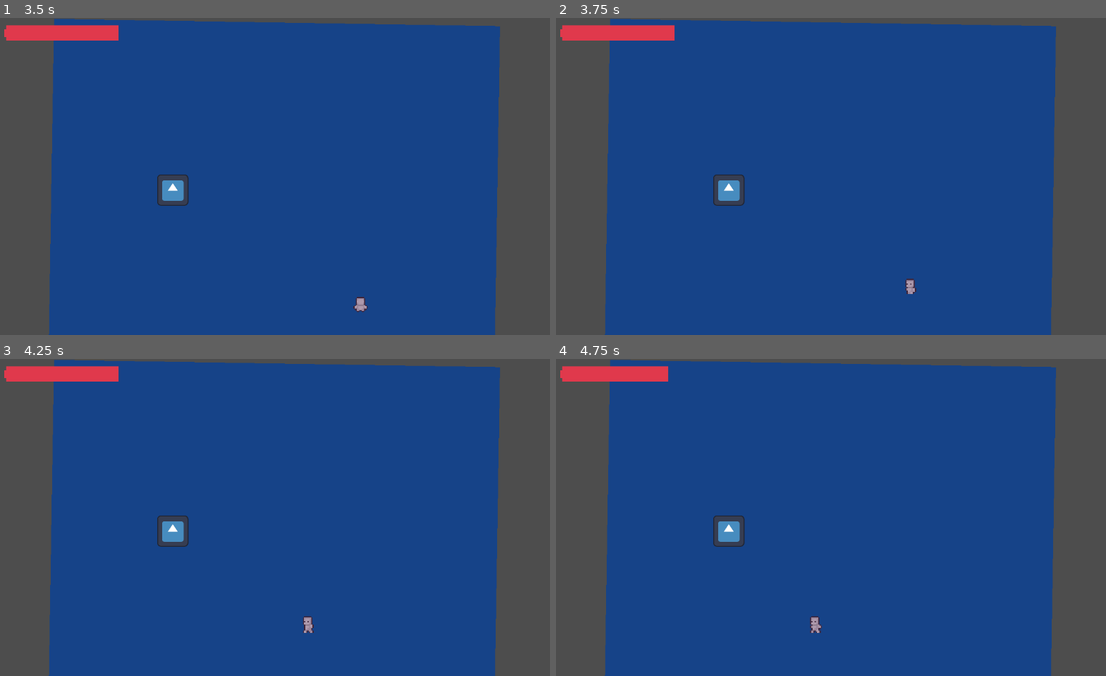
Above: before the commit, frames 1-4 (two rows, left to right).
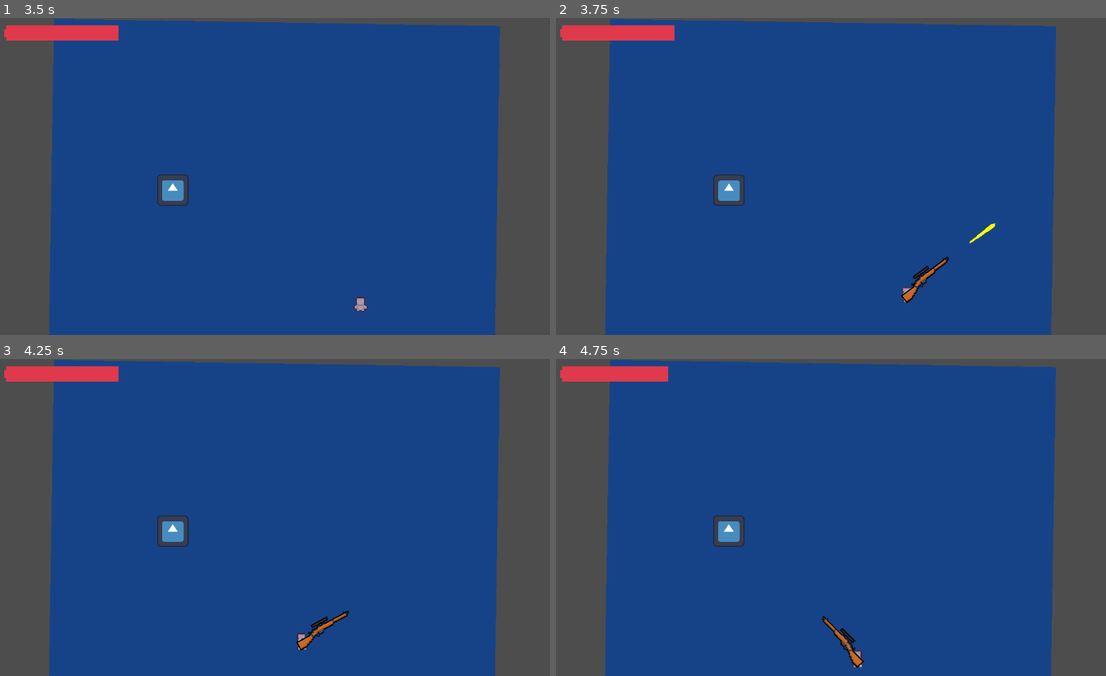
Above: after the commit, the same moments.

Repository: MettallicOnyx/Boss-Rush-Jam-Project
Game: Godot game, scene res://scenes/boss_rush_jam.tscn
Same seed, same stepped clock (60 frames per second), same inputs: the game is played once before the commit and once after it. The engine's default icon, where the game draws it, is replaced by a stand-in: a white triangle on a blue panel in a dark square.
Inputs (mouse positions are in pixels of both pictures, inside the frame that each line leads up to):
- Up to frame 1 (3.5 s): tap Enter (ui_accept) at 0.5, 0.77, 1.52, 2.75, 3.02 s; move the mouse to (407, 160) at 0.52 s; hold D (right) 0.53-1.28 s; tap E (ability) at 0.6 s; click (407, 160) at 0.67 s; move the mouse to (170, 192) at 1.27 s; hold S (down) 1.28-2.03 s; click (170, 192) at 1.35 s; move the mouse to (335, 106) at 2.02 s; hold D (right) 2.03-2.78 s; tap F (swap_weapon) at 2.1 s; click (335, 106) at 2.17 s; move the mouse to (253, 239) at 2.77 s; hold W (up) from 2.78 s (still down); tap Q at 2.85 s; click (253, 239) at 2.92 s
- Up to frame 2 (3.75 s): move the mouse to (1007, 224) at 3.52 s; release W (up) at 3.53 s; hold A (left) from 3.53 s (still down); tap Space at 3.6 s; click (1007, 224) at 3.67 s
- Up to frame 3 (4.25 s): keep holding A (left); tap Enter (ui_accept) at 3.77 s
- Up to frame 4 (4.75 s): keep holding A (left); move the mouse to (666, 469) at 4.27 s; tap E (ability) at 4.35 s; click (666, 469) at 4.42 s; tap Enter (ui_accept) at 4.52 s

Frame 1 is identical in both runs. In frame 2, 0.5% of the frame differs, in the area x 8-91%, y 0-100%; in frame 3, 0.4%; in frame 4, 0.4%.

Commit message:
modified player weapon init

Diff:
--- a/project.godot
+++ b/project.godot
@@ -53,11 +53,13 @@
 ability={
 "deadzone": 0.5,
 "events": [Object(InputEventKey,"resource_local_to_scene":false,"resource_name":"","device":-1,"window_id":0,"alt_press …(192 unchanged characters)…
+, Object(InputEventMouseButton,"resource_local_to_scene":false,"resource_name":"","device":-1,"window_id":0,"alt_pressed":false,"shift_pressed":false,"ctrl_pressed":false,"meta_pressed":false,"button_mask":0,"position":Vector2(0, 0),"global_position":Vector2(0, 0),"factor":1.0,"button_index":2,"canceled":false,"pressed":false,"double_click":false,"script":null)
 ]
 }
 swap_weapon={
 "deadzone": 0.5,
 "events": [Object(InputEventKey,"resource_local_to_scene":false,"resource_name":"","device":-1,"window_id":0,"alt_press …(192 unchanged characters)…
+, Object(InputEventKey,"resource_local_to_scene":false,"resource_name":"","device":-1,"window_id":0,"alt_pressed":false,"shift_pressed":false,"ctrl_pressed":false,"meta_pressed":false,"pressed":false,"keycode":0,"physical_keycode":32,"key_label":0,"unicode":32,"location":0,"echo":false,"script":null)
 ]
 }
 
--- a/scenes/boss_rush_jam.tscn
+++ b/scenes/boss_rush_jam.tscn
@@ -78,7 +78,7 @@
 tile_map_data = PackedByteArray("AAALABQAAQABAAMAAAALABMAAQABAAMAAAALABIAAQABAAMAAAALABEAAQABAAMAAAALABAAAQABAAMAAAALAA …(86560 unchanged characters)…
 tile_set = SubResource("TileSet_yhawu")
 
-[node name="Player" parent="." instance=ExtResource("1_o0p3x")]
+[node name="Player" parent="." node_paths=PackedStringArray("weapon_list") instance=ExtResource("1_o0p3x")]
 position = Vector2(562, 496)
 scale = Vector2(2.42678, 2.40823)
 weapon_list = [NodePath("Gun"), NodePath("Melee")]
--- a/scripts/player/player.gd
+++ b/scripts/player/player.gd
@@ -6,7 +6,7 @@
 @export var accel = 10
 @export var animation_player : AnimatedSprite2D
 @export var health_component: HealthComponent
-@export var weapon_list : Array
+@export var weapon_list : Array[Node2D]
 
 var current_dir = "none"
 var weapon_index: int = 0
@@ -14,7 +14,6 @@
 @onready var gun: Node2D = $Gun
 
 func _ready() -> void:
-	weapon_list_init()
 	set_weapon()
 
 func _physics_process(_delta: float) -> void:
@@ -52,13 +51,8 @@
 
 	if Input.is_action_just_pressed("swap_weapon"): # press F
 		weapon_index += 1
-
 		set_weapon()
 
-
-func weapon_list_init():
-	for i in range(len(weapon_list)):
-		weapon_list[i] = get_node(weapon_list[i])
 
 func handle_animation(direction, is_flipped, animation_name):
 		current_dir = direction
